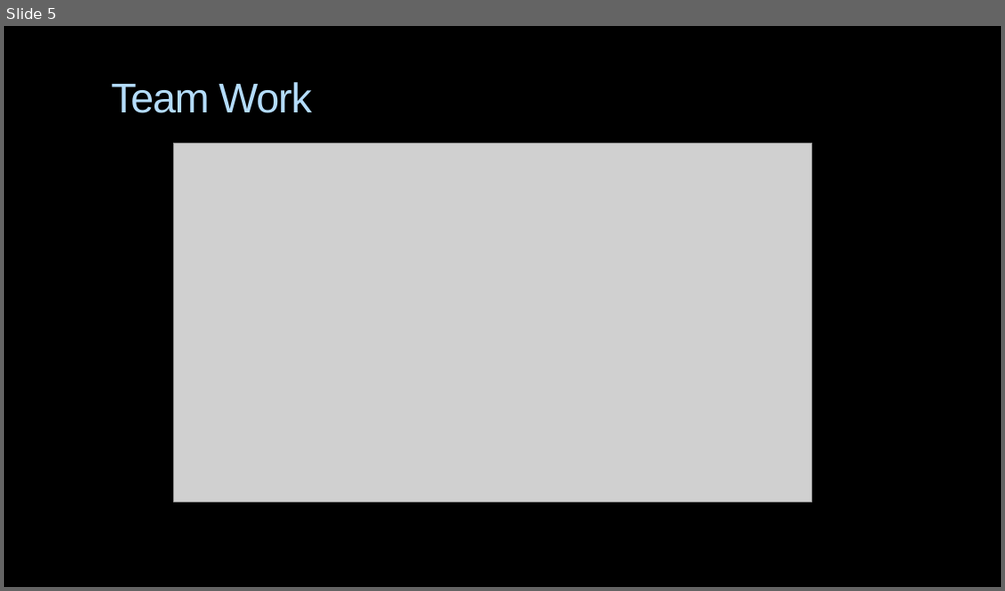
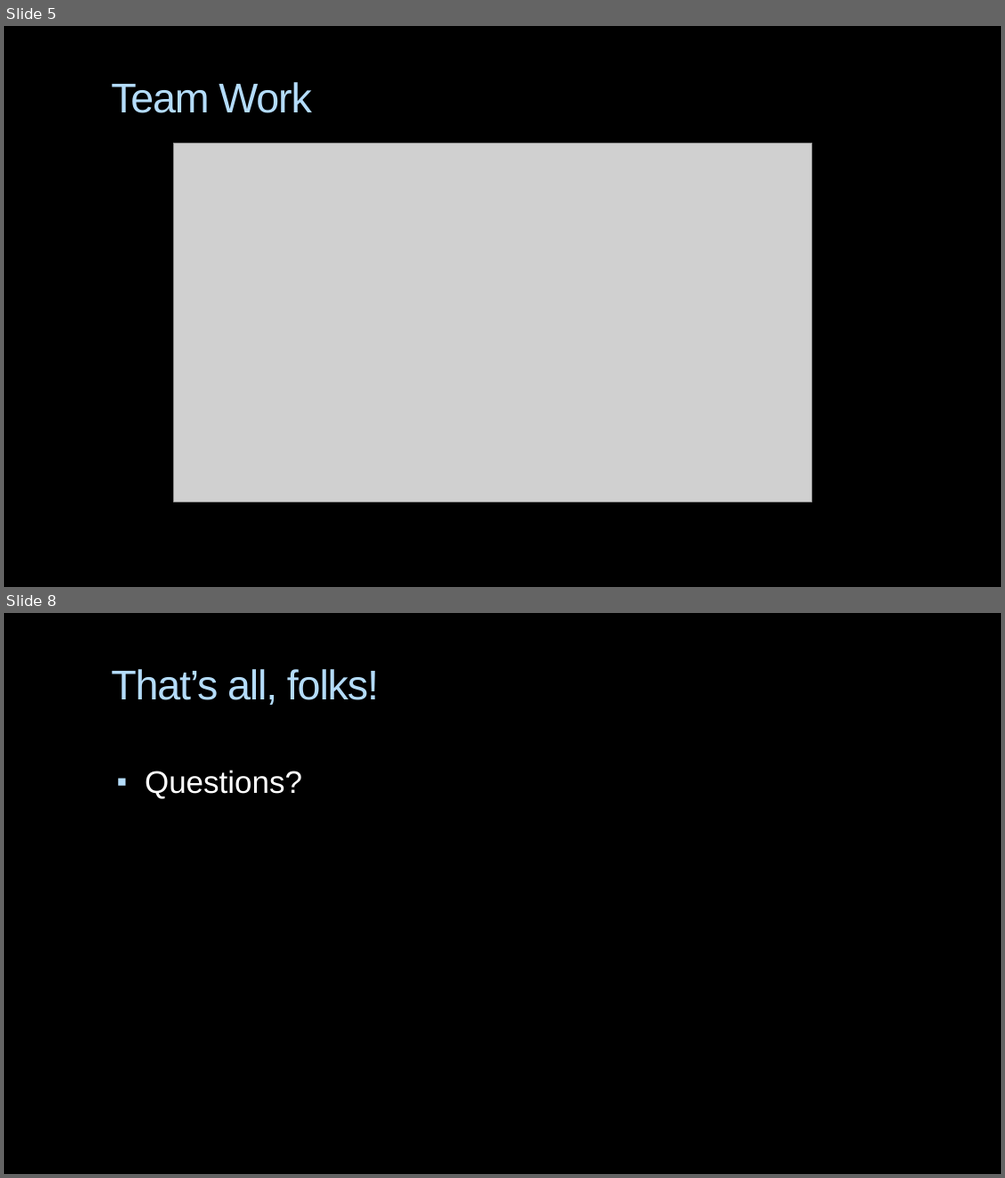
Before and after one commit to GenchoBG/SmartDiary, a slide deck: IntelliMood.pptx. Shown one above the other, each under a label of ours: slide 5 before the commit, slides 5 and 8 after it; the slides between them are not shown. The pictures are 1005x591 and 1005x1178 pixels, drawn with LibreOffice and Linux fonts; fonts in the diff are those of the drawing; grey boxes stand for pictures; background and template pictures are left out. Boxes give left, top, right and bottom in pixels: in the first picture for what was removed or moved away, otherwise in the second. Text is boxed around its words. In the diff, an @@ line names an element or a change of style, - is before the commit and + after.

Commit message:
Small presentation adjustment & changed text analysis method

```diff
--- a/IntelliMood.pptx
+++ b/IntelliMood.pptx
@@ slide 8 added at (x1=4, y1=613, x2=1001, y2=1174), background picture (left out) @@
@@ title added at (x1=111, y1=669, x2=379, y2=705), 40 pt, text #B4DCFA @@
+That’s all, folks!
@@ text added at (x1=145, y1=770, x2=302, y2=799), 30 pt, text #FFFFFF @@
+▪ Questions?
```
Also in this commit, not shown: 4 slides changed, 1 other file.
